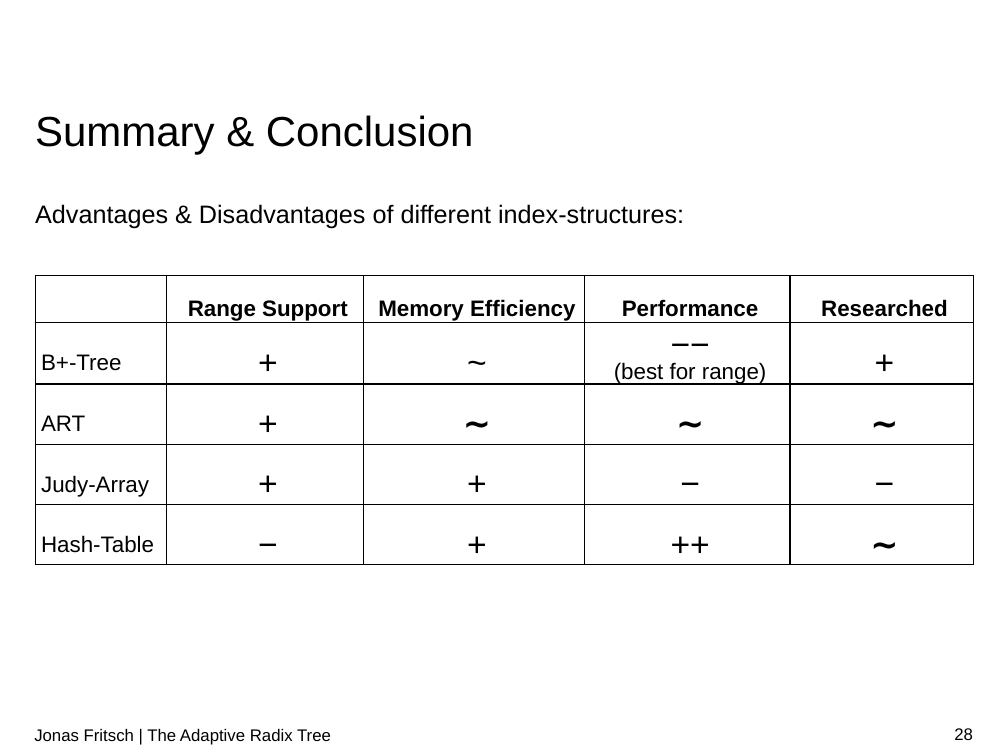
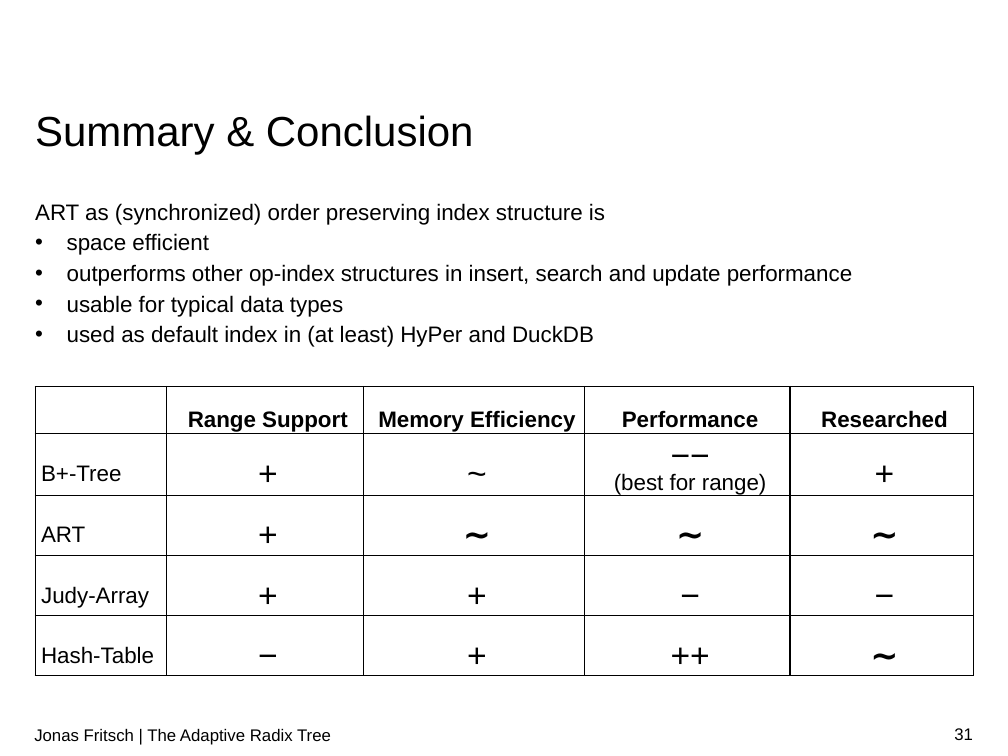
Before and after one commit to atalantus/The-Adaptive-Radix-Tree, a slide deck: slide 31 of Presentation/The Adaptive Radix Tree.pptx (slide 28 before the commit). Drawn at 1008x756 pixels with LibreOffice and Linux fonts; fonts in the diff are those of the drawing; background and template pictures are left out. Boxes give left, top, right and bottom in pixels: in the first picture for what was removed or moved away, otherwise in the second. Text is boxed around its words. In the diff, an @@ line names an element or a change of style, - is before the commit and + after.

```diff
--- a/Presentation/The Adaptive Radix Tree.pptx
+++ b/Presentation/The Adaptive Radix Tree.pptx
@@ text at [35, 203, 852, 347]: text changed; size 18 to 16 pt @@
-Advantages & Disadvantages of different index-structures:
+ART as (synchronized) order preserving index structure is
+• space efficient
+• outperforms other op-index structures in insert, search and update performance
+• usable for typical data types
+• used as default index in (at least) HyPer and DuckDB
@@ table: place and size @@
-table at [35, 275, 974, 564]
+table at [35, 387, 974, 676]
@@ page number at [954, 728, 973, 740]: text changed @@
-28
+31
```
Also in this commit, not shown: 1 other slide changed, 3 slides added, 2 other files.
